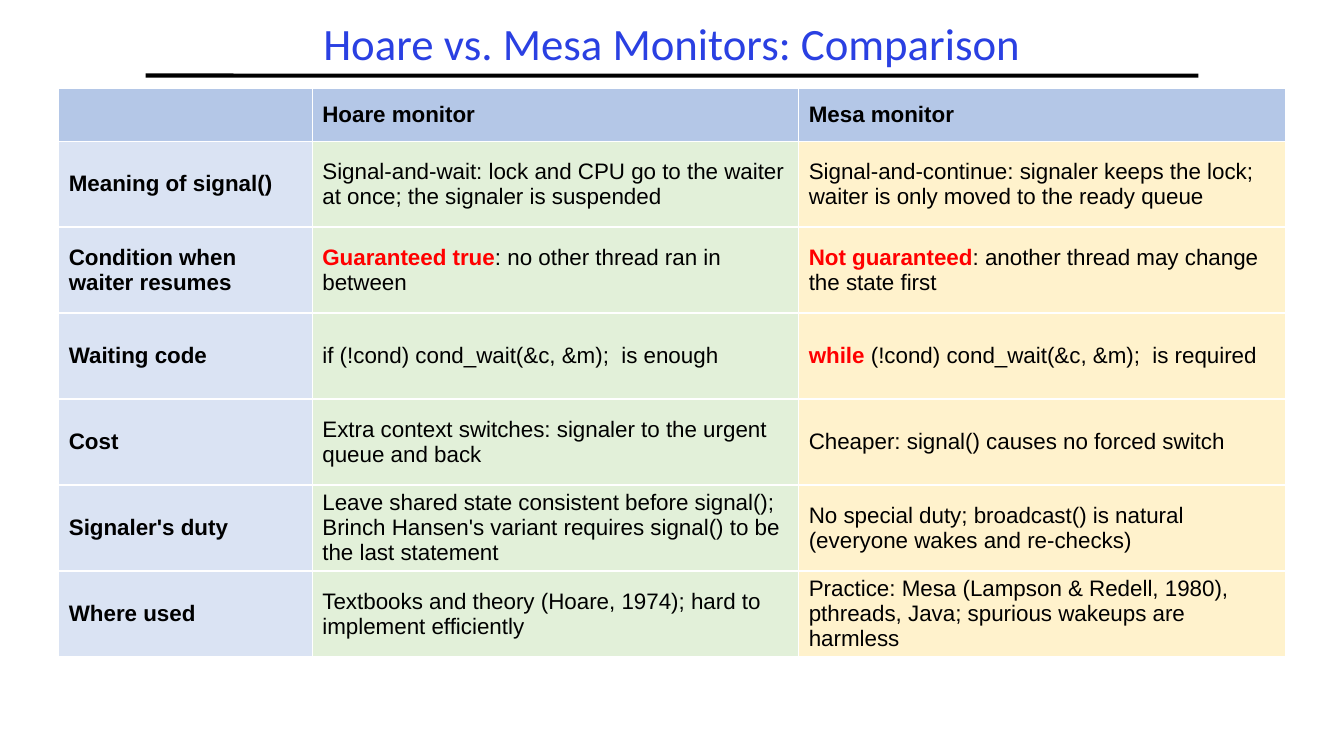
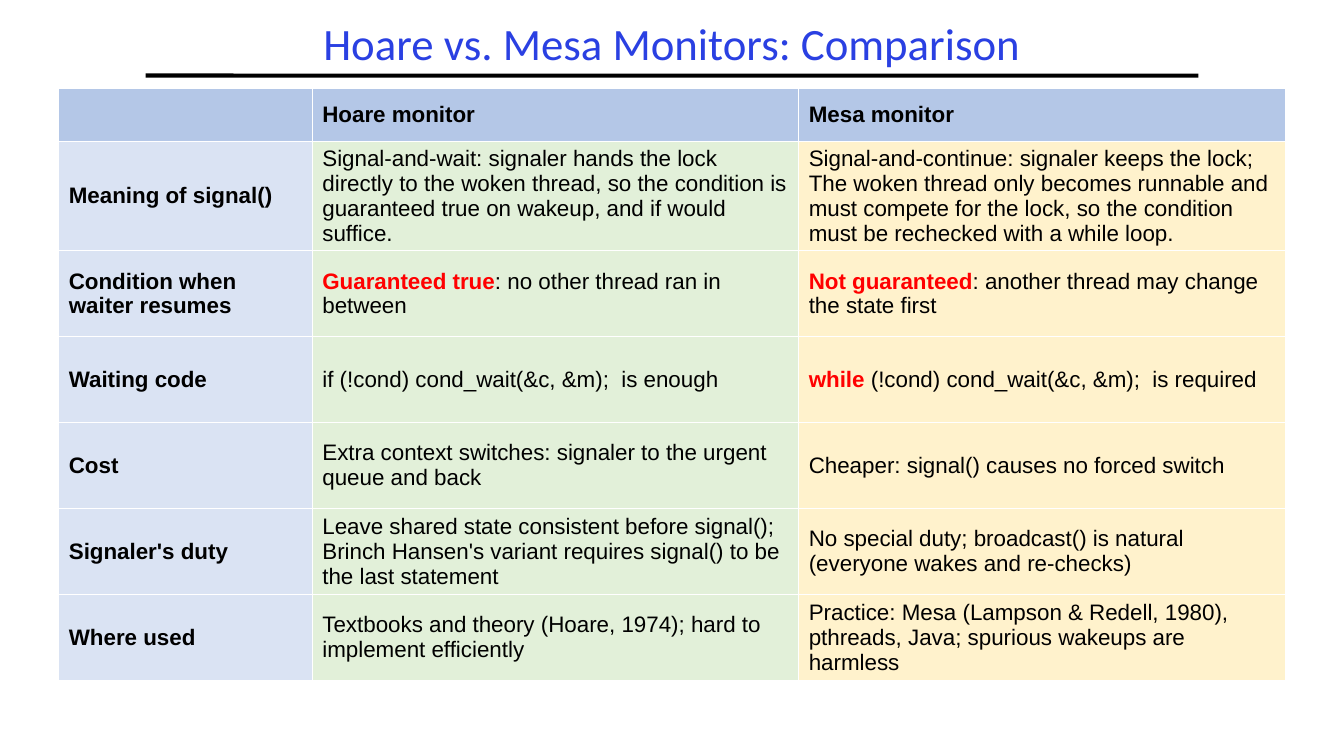
Before and after one commit to guhofstra/CSC112Fa26, a slide deck: slide 39 of PPTs/L3-Synchronization.pptx. Drawn at 1344x756 pixels with LibreOffice and Linux fonts; fonts in the diff are those of the drawing. Boxes give left, top, right and bottom in pixels: in the first picture for what was removed or moved away, otherwise in the second. Text is boxed around its words. In the diff, an @@ line names an element or a change of style, - is before the commit and + after.

```diff
--- a/PPTs/L3-Synchronization.pptx
+++ b/PPTs/L3-Synchronization.pptx
@@ table at [58,89,1287,699] @@
-row 2, column 2: Signal-and-wait: lock and CPU go to the waiter at once; the signaler is suspended
+row 2, column 2: Signal-and-wait: signaler hands the lock directly to the woken thread, so the condition is guaranteed true on wakeup, and if would suffice.
-row 2, column 3: Signal-and-continue: signaler keeps the lock; waiter is only moved to the ready queue
+row 2, column 3: Signal-and-continue: signaler keeps the lock; The woken thread only becomes runnable and must compete for the lock, so the condition must be rechecked with a while loop.
```
Also in this commit, not shown: 4 other slides changed, 1 other file.
